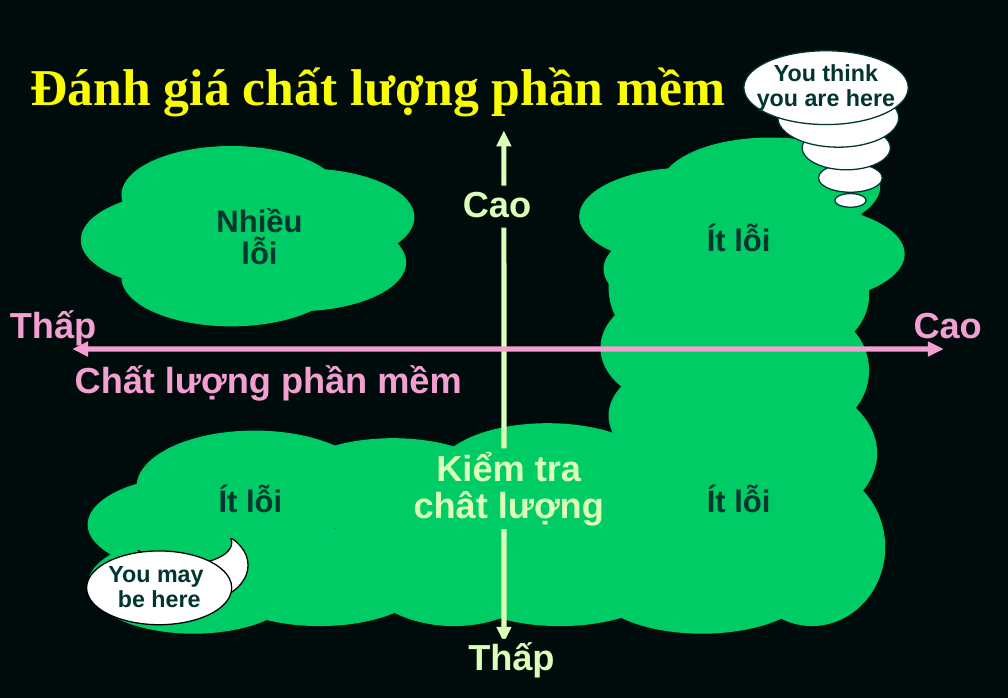
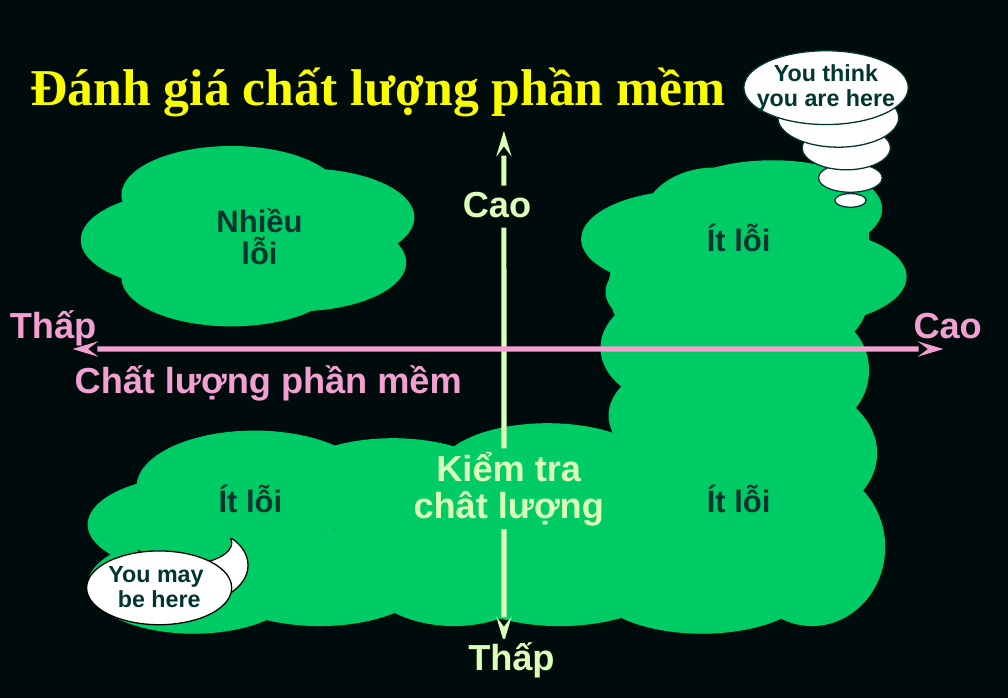
Before and after one commit to TesterRepo/kiemthu_Group1, a slide deck: slide 43 of ISTQBCH1-nhóm 1.ppt. Drawn at 1008x698 pixels with LibreOffice and Linux fonts; fonts in the diff are those of the drawing. Boxes give left, top, right and bottom in pixels: in the first picture for what was removed or moved away, otherwise in the second. Text is boxed around its words. In the diff, an @@ line names an element or a change of style, - is before the commit and + after.

```diff
--- a/ISTQBCH1-nhóm 1.ppt
+++ b/ISTQBCH1-nhóm 1.ppt
@@ double arrow (504, 131) - (504, 642): arrowheads changed @@
@@ ellipse: place and size @@
-ellipse at [660,138,880,235]
+ellipse at [662,160,882,258]
@@ 3 ellipses: place and size @@
-3 ellipses at [579,167,904,318]
+3 ellipses at [581,190,906,340]
@@ double arrow (73, 349) - (943, 349): arrowheads changed @@
```
Also in this commit, not shown: 24 other slides changed.
